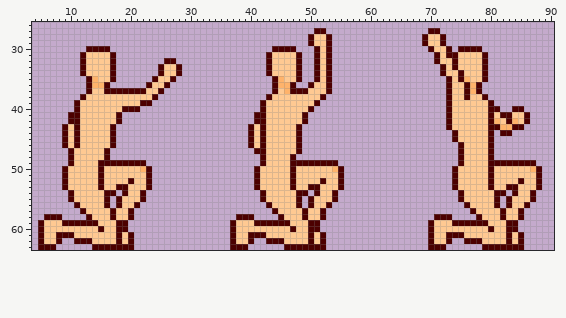
Two versions of one sprite sheet, client/assets/character_template/low_stunned.png. That is the earlier state.
The file is 288x192 pixels, drawn in blocks of 3x3; one block is one cell here. Shown: x 4..90, y 26..63.
Once edited:
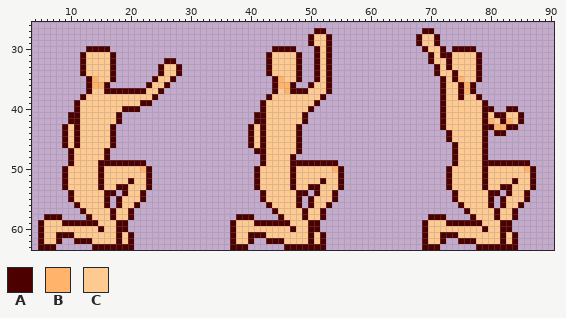
Palette (. is transparent): A #4c0000  B #ffb36b  C #ffc992
Edits made:
Changed rows in their new state; - is an unchanged pixel.
first column x 68:
27 -A-.-----------------
28 AC-A.----------------
29 AC-A.----------------
30 -AC-A.A---.----------
31 --ACA-C---A.---------
32 --AC-AC---A.---------
33 ---ACAC---A.---------
34 ---AC-AC--A.---------
35 ----ACABC-A.---------
36 ----AC-ABA.----------
37 ----AC-ABA.----------
38 ----AC-AC-A.---------
39 ----AC-----A.--------
40 ----AC-----A-.-A-.---
41 ----AC-----ACA-C-A.--
42 ----AC-----ABCABCA.--
43 ----AC-----A-B-A-.---
44 -----AC----A.A-.-----
45 -----AC----A.--------
46 ------AC---A.--------
47 ------AC---A.--------
48 ------AC---A.--------
49 ------AC---A-------.-
50 -----AC----AC-----BA.
51 -----AC----AC------A.
52 -----AC----AC---AC-A.
53 -----AC----AC-A-C--A.
54 ------AC----A-.AC-A.-
55 ------AC----A.AC--A.-
56 -------AC---A.AC-A.--
57 --------AC---AC-A.---
58 --A--.---AC--AC-A.---
59 -AC--A-----C--A-.----
60 -AC--------AC-A-.----
61 -AC-A--C------ACA.---
62 -AC-A.-A--C---ACA.---
63 -A--.-----A------.---
Where, in picture pixels (left, top, right, bottom), the same in both pictures:
changed: (416, 28, 542, 250)
